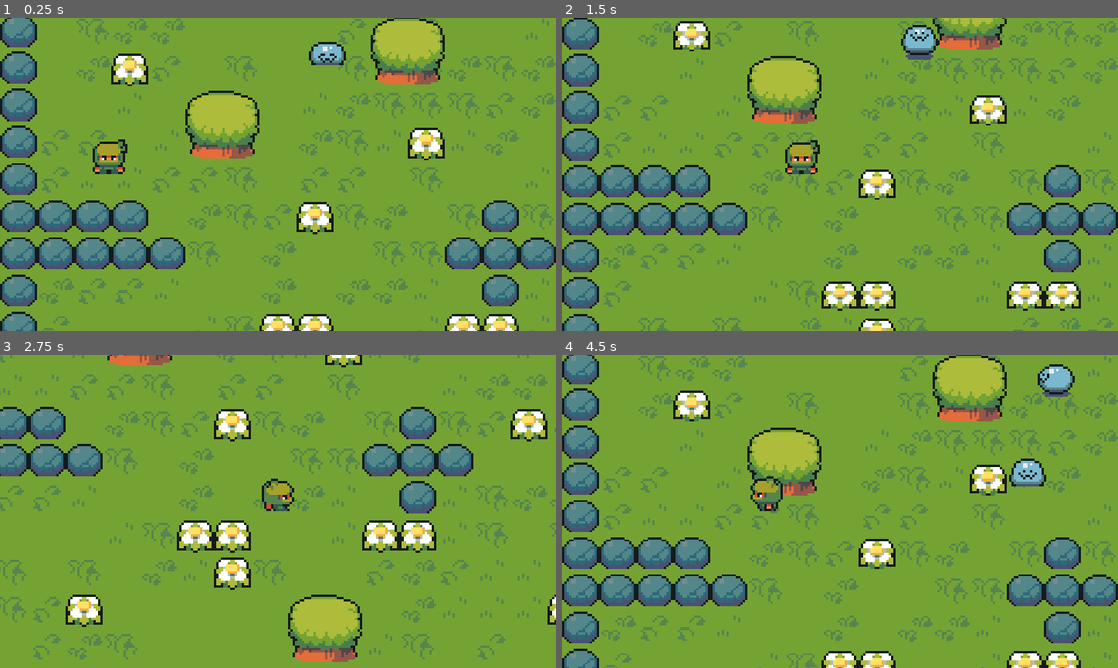
Above: before the commit, frames 1-4 (two rows, left to right).
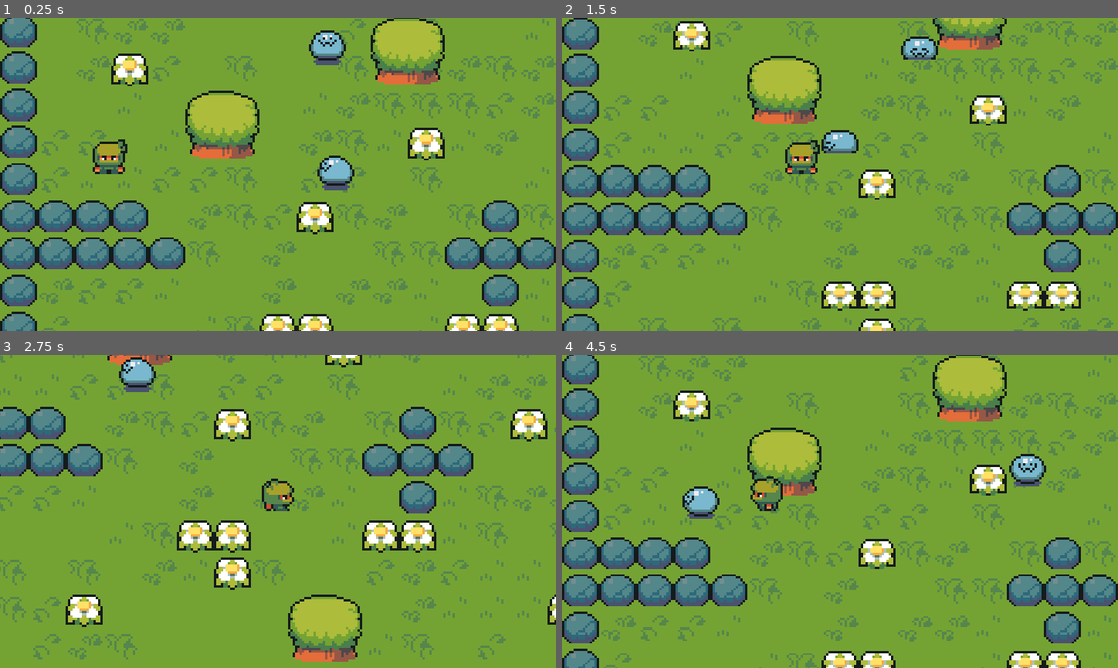
Above: after the commit, the same moments.

Repository: THUILLIERColin/ARPG_ZeldaLikeGodot4
Game: Godot game, scene res://scenes/world.tscn
Two runs of this game, one before a commit and one after it. Both use one fixed random seed, a clock stepped at 60 frames per second and the inputs below.
Inputs:
- Up to frame 1 (0.25 s): no input
- Up to frame 2 (1.5 s): hold Right (ui_right) 0.53-1.28 s; hold Down (ui_down) from 1.28 s (still down)
- Up to frame 3 (2.75 s): release Down (ui_down) at 2.03 s; hold Right (ui_right) from 2.03 s (still down)
- Up to frame 4 (4.5 s): release Right (ui_right) at 2.78 s; hold Up (ui_up) 2.78-3.53 s; hold Left (ui_left) from 3.53 s (still down)

The runs differ from the first frame. In frame 1, 1.1% of the frame differs, in the area x 55-64%, y 3-56%; in frame 2, 0.9%; in frame 3, 0.6%; in frame 4, 1.5%, in the area x 21-93%, y 2-53%.

Commit message:
Refractor slime to collide with player
- Refractor slime with AnimationPlayer to follow Area2D in case of collision
- Add collision with player

Diff:
--- a/Source/enemies/slime.gd
+++ b/Source/enemies/slime.gd
@@ -4,7 +4,7 @@
 @export var limit = 0.5
 @export var endPoint: Marker2D
 
-@onready var animation = $AnimatedSprite2D
+@onready var animation = $AnimationPlayer
 
 var startPosition
 var endPosition
--- a/Source/enemies/slime.tscn
+++ b/Source/enemies/slime.tscn
@@ -1,150 +1,231 @@
-[gd_scene load_steps=22 format=3 uid="uid://b215ojcm14k4e"]
+[gd_scene load_steps=11 format=3 uid="uid://b215ojcm14k4e"]
 
 [ext_resource type="Script" path="res://enemies/slime.gd" id="1_eldm8"]
 [ext_resource type="Texture2D" uid="uid://cewdqguorvxij" path="res://art/enemies/slime.png" id="1_vtml7"]
-
-[sub_resource type="AtlasTexture" id="AtlasTexture_bj8f4"]
-atlas = ExtResource("1_vtml7")
-region = Rect2(0, 0, 16, 16)
-
-[sub_resource type="AtlasTexture" id="AtlasTexture_7mg72"]
-atlas = ExtResource("1_vtml7")
-region = Rect2(0, 16, 16, 16)
-
-[sub_resource type="AtlasTexture" id="AtlasTexture_jjuvn"]
-atlas = ExtResource("1_vtml7")
-region = Rect2(0, 32, 16, 16)
-
-[sub_resource type="AtlasTexture" id="AtlasTexture_0biyb"]
-atlas = ExtResource("1_vtml7")
-region = Rect2(0, 48, 16, 16)
-
-[sub_resource type="AtlasTexture" id="AtlasTexture_k3lo2"]
-atlas = ExtResource("1_vtml7")
-region = Rect2(32, 0, 16, 16)
-
-[sub_resource type="AtlasTexture" id="AtlasTexture_mux5e"]
-atlas = ExtResource("1_vtml7")
-region = Rect2(32, 16, 16, 16)
-
-[sub_resource type="AtlasTexture" id="AtlasTexture_mnf56"]
-atlas = ExtResource("1_vtml7")
-region = Rect2(32, 32, 16, 16)
-
-[sub_resource type="AtlasTexture" id="AtlasTexture_bldom"]
-atlas = ExtResource("1_vtml7")
-region = Rect2(32, 48, 16, 16)
-
-[sub_resource type="AtlasTexture" id="AtlasTexture_1km1v"]
-atlas = ExtResource("1_vtml7")
-region = Rect2(48, 0, 16, 16)
-
-[sub_resource type="AtlasTexture" id="AtlasTexture_ai12c"]
-atlas = ExtResource("1_vtml7")
-region = Rect2(48, 16, 16, 16)
-
-[sub_resource type="AtlasTexture" id="AtlasTexture_6fska"]
-atlas = ExtResource("1_vtml7")
-region = Rect2(48, 32, 16, 16)
-
-[sub_resource type="AtlasTexture" id="AtlasTexture_5assp"]
-atlas = ExtResource("1_vtml7")
-region = Rect2(48, 48, 16, 16)
-
-[sub_resource type="AtlasTexture" id="AtlasTexture_aey7y"]
-atlas = ExtResource("1_vtml7")
-region = Rect2(16, 0, 16, 16)
-
-[sub_resource type="AtlasTexture" id="AtlasTexture_nmi2a"]
-atlas = ExtResource("1_vtml7")
-region = Rect2(16, 16, 16, 16)
-
-[sub_resource type="AtlasTexture" id="AtlasTexture_bje3h"]
-atlas = ExtResource("1_vtml7")
-region = Rect2(16, 32, 16, 16)
-
-[sub_resource type="AtlasTexture" id="AtlasTexture_3e7nr"]
-atlas = ExtResource("1_vtml7")
-region = Rect2(16, 48, 16, 16)
-
-[sub_resource type="SpriteFrames" id="SpriteFrames_m35rn"]
-animations = [{
-"frames": [{
-"duration": 1.0,
-"texture": SubResource("AtlasTexture_bj8f4")
-}, {
-"duration": 1.0,
-"texture": SubResource("AtlasTexture_7mg72")
-}, {
-"duration": 1.0,
-"texture": SubResource("AtlasTexture_jjuvn")
-}, {
-"duration": 1.0,
-"texture": SubResource("AtlasTexture_0biyb")
-}],
-"loop": true,
-"name": &"walkDown",
-"speed": 5.0
-}, {
-"frames": [{
-"duration": 1.0,
-"texture": SubResource("AtlasTexture_k3lo2")
-}, {
-"duration": 1.0,
-"texture": SubResource("AtlasTexture_mux5e")
-}, {
-"duration": 1.0,
-"texture": SubResource("AtlasTexture_mnf56")
-}, {
-"duration": 1.0,
-"texture": SubResource("AtlasTexture_bldom")
-}],
-"loop": true,
-"name": &"walkLeft",
-"speed": 5.0
-}, {
-"frames": [{
-"duration": 1.0,
-"texture": SubResource("AtlasTexture_1km1v")
-}, {
-"duration": 1.0,
-"texture": SubResource("AtlasTexture_ai12c")
-}, {
-"duration": 1.0,
-"texture": SubResource("AtlasTexture_6fska")
-}, {
-"duration": 1.0,
-"texture": SubResource("AtlasTexture_5assp")
-}],
-"loop": true,
-"name": &"walkRight",
-"speed": 5.0
-}, {
-"frames": [{
-"duration": 1.0,
-"texture": SubResource("AtlasTexture_aey7y")
-}, {
-"duration": 1.0,
-"texture": SubResource("AtlasTexture_nmi2a")
-}, {
-"duration": 1.0,
-"texture": SubResource("AtlasTexture_bje3h")
-}, {
-"duration": 1.0,
-"texture": SubResource("AtlasTexture_3e7nr")
-}],
-"loop": true,
-"name": &"walkUp",
-"speed": 5.0
-}]
 
 [sub_resource type="CapsuleShape2D" id="CapsuleShape2D_jh1b3"]
 radius = 5.0
 height = 16.0
 
+[sub_resource type="Animation" id="Animation_siusi"]
+resource_name = "walkDown"
+length = 0.8
+loop_mode = 1
+step = 0.2
+tracks/0/type = "value"
+tracks/0/imported = false
+tracks/0/enabled = true
+tracks/0/path = NodePath("Sprite2D:frame_coords")
+tracks/0/interp = 1
+tracks/0/loop_wrap = true
+tracks/0/keys = {
+"times": PackedFloat32Array(0, 0.2, 0.4, 0.6),
+"transitions": PackedFloat32Array(1, 1, 1, 1),
+"update": 1,
+"values": [Vector2i(0, 0), Vector2i(0, 1), Vector2i(0, 2), Vector2i(0, 3)]
+}
+tracks/1/type = "value"
+tracks/1/imported = false
+tracks/1/enabled = true
+tracks/1/path = NodePath("HitBox/CollisionShape2D:position")
+tracks/1/interp = 1
+tracks/1/loop_wrap = true
+tracks/1/keys = {
+"times": PackedFloat32Array(0, 0.2, 0.4, 0.6),
+"transitions": PackedFloat32Array(1, 1, 1, 1),
+"update": 1,
+"values": [Vector2(7.10543e-15, -6), Vector2(7.10543e-15, -9), Vector2(2.08165e-12, -7.4), Vector2(1.76344e-15, -5)]
+}
+tracks/2/type = "value"
+tracks/2/imported = false
+tracks/2/enabled = true
+tracks/2/path = NodePath("HitBox/CollisionShape2D:scale")
+tracks/2/interp = 1
+tracks/2/loop_wrap = true
+tracks/2/keys = {
+"times": PackedFloat32Array(0, 0.2, 0.4, 0.6),
+"transitions": PackedFloat32Array(1, 1, 1, 1),
+"update": 1,
+"values": [Vector2(1, 1), Vector2(1, 1), Vector2(1.1, 1), Vector2(1.05, 1)]
+}
+
+[sub_resource type="Animation" id="Animation_d65ec"]
+length = 0.001
+tracks/0/type = "value"
+tracks/0/imported = false
+tracks/0/enabled = true
+tracks/0/path = NodePath("Sprite2D:frame_coords")
+tracks/0/interp = 1
+tracks/0/loop_wrap = true
+tracks/0/keys = {
+"times": PackedFloat32Array(0),
+"transitions": PackedFloat32Array(1),
+"update": 1,
+"values": [Vector2i(0, 0)]
+}
+tracks/1/type = "value"
+tracks/1/imported = false
+tracks/1/enabled = true
+tracks/1/path = NodePath("HitBox/CollisionShape2D:position")
+tracks/1/interp = 1
+tracks/1/loop_wrap = true
+tracks/1/keys = {
+"times": PackedFloat32Array(0),
+"transitions": PackedFloat32Array(1),
+"update": 0,
+"values": [Vector2(7.10543e-15, -6)]
+}
+tracks/2/type = "value"
+tracks/2/imported = false
+tracks/2/enabled = true
+tracks/2/path = NodePath("HitBox/CollisionShape2D:scale")
+tracks/2/interp = 1
+tracks/2/loop_wrap = true
+tracks/2/keys = {
+"times": PackedFloat32Array(0),
+"transitions": PackedFloat32Array(1),
+"update": 0,
+"values": [Vector2(1, 1)]
+}
+
+[sub_resource type="Animation" id="Animation_ljlyn"]
+resource_name = "walkUp"
+length = 0.8
+loop_mode = 1
+step = 0.2
+tracks/0/type = "value"
+tracks/0/imported = false
+tracks/0/enabled = true
+tracks/0/path = NodePath("Sprite2D:frame_coords")
+tracks/0/interp = 1
+tracks/0/loop_wrap = true
+tracks/0/keys = {
+"times": PackedFloat32Array(0, 0.2, 0.4, 0.6),
+"transitions": PackedFloat32Array(1, 1, 1, 1),
+"update": 1,
+"values": [Vector2i(1, 0), Vector2i(1, 1), Vector2i(1, 2), Vector2i(1, 3)]
+}
+tracks/1/type = "value"
+tracks/1/imported = false
+tracks/1/enabled = true
+tracks/1/path = NodePath("HitBox/CollisionShape2D:position")
+tracks/1/interp = 1
+tracks/1/loop_wrap = true
+tracks/1/keys = {
+"times": PackedFloat32Array(0, 0.2, 0.4, 0.6),
+"transitions": PackedFloat32Array(1, 1, 1, 1),
+"update": 1,
+"values": [Vector2(7.10543e-15, -6), Vector2(7.10543e-15, -9), Vector2(2.08165e-12, -7.4), Vector2(1.76344e-15, -5)]
+}
+tracks/2/type = "value"
+tracks/2/imported = false
+tracks/2/enabled = true
+tracks/2/path = NodePath("HitBox/CollisionShape2D:scale")
+tracks/2/interp = 1
+tracks/2/loop_wrap = true
+tracks/2/keys = {
+"times": PackedFloat32Array(0, 0.2, 0.4, 0.6),
+"transitions": PackedFloat32Array(1, 1, 1, 1),
+"update": 1,
+"values": [Vector2(1, 1), Vector2(1, 1), Vector2(1.1, 1), Vector2(1.05, 1)]
+}
+
+[sub_resource type="Animation" id="Animation_prfbe"]
+resource_name = "walkLeft"
+length = 0.8
+loop_mode = 1
+step = 0.2
+tracks/0/type = "value"
+tracks/0/imported = false
+tracks/0/enabled = true
+tracks/0/path = NodePath("Sprite2D:frame_coords")
+tracks/0/interp = 1
+tracks/0/loop_wrap = true
+tracks/0/keys = {
+"times": PackedFloat32Array(0, 0.2, 0.4, 0.6),
+"transitions": PackedFloat32Array(1, 1, 1, 1),
+"update": 1,
+"values": [Vector2i(2, 0), Vector2i(2, 1), Vector2i(2, 2), Vector2i(2, 3)]
+}
+tracks/1/type = "value"
+tracks/1/imported = false
+tracks/1/enabled = true
+tracks/1/path = NodePath("HitBox/CollisionShape2D:position")
+tracks/1/interp = 1
+tracks/1/loop_wrap = true
+tracks/1/keys = {
+"times": PackedFloat32Array(0, 0.2, 0.4, 0.6),
+"transitions": PackedFloat32Array(1, 1, 1, 1),
+"update": 1,
+"values": [Vector2(7.10543e-15, -6), Vector2(7.10543e-15, -9), Vector2(2.08165e-12, -7.4), Vector2(1.76344e-15, -5)]
+}
+tracks/2/type = "value"
+tracks/2/imported = false
+tracks/2/enabled = true
+tracks/2/path = NodePath("HitBox/CollisionShape2D:scale")
+tracks/2/interp = 1
+tracks/2/loop_wrap = true
+tracks/2/keys = {
+"times": PackedFloat32Array(0, 0.2, 0.4, 0.6),
+"transitions": PackedFloat32Array(1, 1, 1, 1),
+"update": 1,
+"values": [Vector2(1, 1), Vector2(1, 1), Vector2(1.1, 1), Vector2(1.05, 1)]
+}
+
+[sub_resource type="Animation" id="Animation_ig4ex"]
+resource_name = "walkRight"
+length = 0.8
+loop_mode = 1
+step = 0.2
+tracks/0/type = "value"
+tracks/0/imported = false
+tracks/0/enabled = true
+tracks/0/path = NodePath("Sprite2D:frame_coords")
+tracks/0/interp = 1
+tracks/0/loop_wrap = true
+tracks/0/keys = {
+"times": PackedFloat32Array(0, 0.2, 0.4, 0.6),
+"transitions": PackedFloat32Array(1, 1, 1, 1),
+"update": 1,
+"values": [Vector2i(3, 0), Vector2i(3, 1), Vector2i(3, 2), Vector2i(3, 3)]
+}
+tracks/1/type = "value"
+tracks/1/imported = false
+tracks/1/enabled = true
+tracks/1/path = NodePath("HitBox/CollisionShape2D:position")
+tracks/1/interp = 1
+tracks/1/loop_wrap = true
+tracks/1/keys = {
+"times": PackedFloat32Array(0, 0.2, 0.4, 0.6),
+"transitions": PackedFloat32Array(1, 1, 1, 1),
+"update": 1,
+"values": [Vector2(7.10543e-15, -6), Vector2(7.10543e-15, -9), Vector2(2.08165e-12, -7.4), Vector2(1.76344e-15, -5)]
+}
+tracks/2/type = "value"
+tracks/2/imported = false
+tracks/2/enabled = true
+tracks/2/path = NodePath("HitBox/CollisionShape2D:scale")
+tracks/2/interp = 1
+tracks/2/loop_wrap = true
+tracks/2/keys = {
+"times": PackedFloat32Array(0, 0.2, 0.4, 0.6),
+"transitions": PackedFloat32Array(1, 1, 1, 1),
+"update": 1,
+"values": [Vector2(1, 1), Vector2(1, 1), Vector2(1.1, 1), Vector2(1.05, 1)]
+}
+
+[sub_resource type="AnimationLibrary" id="AnimationLibrary_dm6k2"]
+_data = {
+"RESET": SubResource("Animation_d65ec"),
+"walkDown": SubResource("Animation_siusi"),
+"walkLeft": SubResource("Animation_prfbe"),
+"walkRight": SubResource("Animation_ig4ex"),
+"walkUp": SubResource("Animation_ljlyn")
+}
+
 [sub_resource type="CapsuleShape2D" id="CapsuleShape2D_fdxfm"]
-radius = 8.0
-height = 18.0
+radius = 4.76191
+height = 16.0
 
 [node name="Slime" type="CharacterBody2D"]
 z_index = 1
@@ -152,21 +233,26 @@
 collision_mask = 2
 script = ExtResource("1_eldm8")
 
-[node name="AnimatedSprite2D" type="AnimatedSprite2D" parent="."]
-sprite_frames = SubResource("SpriteFrames_m35rn")
-animation = &"walkDown"
-frame = 1
-frame_progress = 0.777777
-offset = Vector2(2.08165e-12, -7)
-
 [node name="CollisionShape2D" type="CollisionShape2D" parent="."]
 position = Vector2(1.42109e-14, -5)
 rotation = 1.5708
 shape = SubResource("CapsuleShape2D_jh1b3")
 
-[node name="Area2D" type="Area2D" parent="."]
-
-[node name="CollisionShape2D" type="CollisionShape2D" parent="Area2D"]
-position = Vector2(2.13163e-14, -8)
+[node name="Sprite2D" type="Sprite2D" parent="."]
+position = Vector2(0, -7)
+texture = ExtResource("1_vtml7")
+hframes = 4
+vframes = 4
+
+[node name="AnimationPlayer" type="AnimationPlayer" parent="."]
+libraries = {
+"": SubResource("AnimationLibrary_dm6k2")
+}
+
+[node name="HitBox" type="Area2D" parent="."]
+
+[node name="CollisionShape2D" type="CollisionShape2D" parent="HitBox"]
+z_index = 1
+position = Vector2(7.10543e-15, -6)
 rotation = 1.5708
 shape = SubResource("CapsuleShape2D_fdxfm")
--- a/Source/player/player.gd
+++ b/Source/player/player.gd
@@ -18,16 +18,13 @@
 
 	animations.play("walk" + direction)
 
-func handleCollision():
-	for i in get_slide_collision_count():
-		var collision = get_slide_collision(i)
-		var collider = collision.get_collider()
-		print_debug("Collided with: " + collider.name)
-
-
 func _physics_process(delta):
 	handleInput()
 	# velocity = velocity * delta
 	updateAnimation()
-	handleCollision()
 	move_and_slide()
+
+
+func _on_damages_box_area_entered(area):
+	if area.name == "HitBox":
+		print_debug(area.get_parent().name)
--- a/Source/player/player.tscn
+++ b/Source/player/player.tscn
@@ -130,3 +130,5 @@
 z_index = 1
 position = Vector2(0, -7)
 shape = SubResource("CapsuleShape2D_ncp1w")
+
+[connection signal="area_entered" from="damagesBox" to="." method="_on_damages_box_area_entered"]
--- a/Source/scenes/world.tscn
+++ b/Source/scenes/world.tscn
@@ -2803,8 +2803,8 @@
 position = Vector2(66, 42)
 
 [node name="Slime2" parent="." node_paths=PackedStringArray("endPoint") instance=ExtResource("6_vhhvj")]
-position = Vector2(274, 136)
+position = Vector2(150, 125)
 endPoint = NodePath("MarkerSlime2")
 
 [node name="MarkerSlime2" type="Marker2D" parent="Slime2"]
-position = Vector2(-94, -102)
+position = Vector2(-120, -5)
